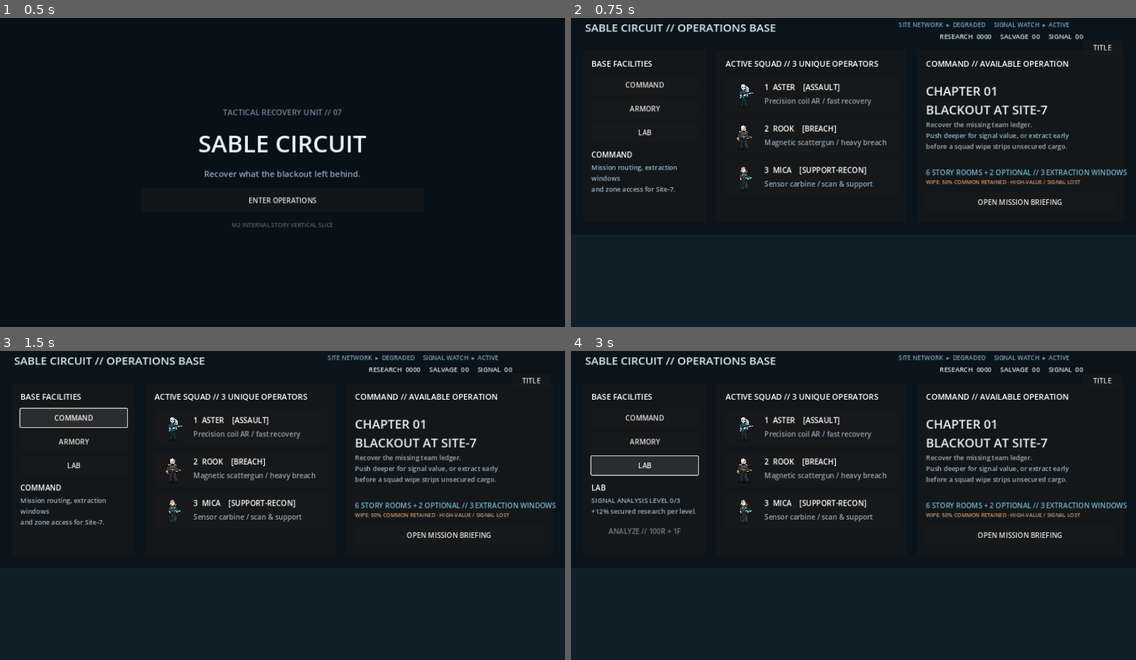
Above: before the commit, frames 1-4 (two rows, left to right).
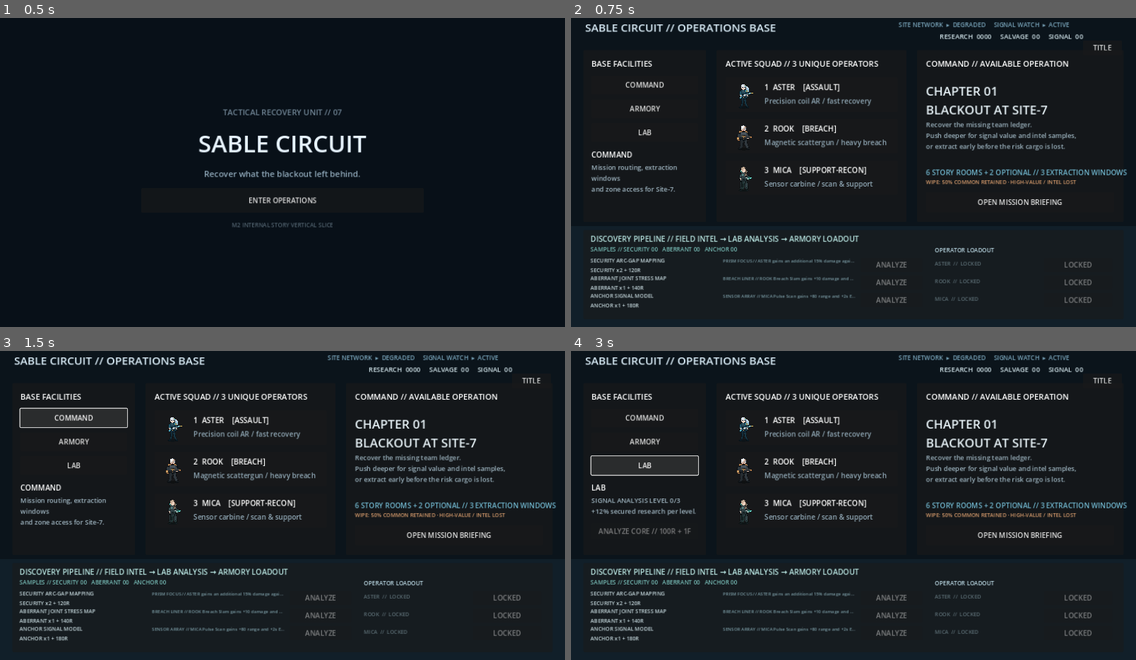
Above: after the commit, the same moments.

Repository: comicman081-collab/sable-circuit
Game: Godot game, scene res://scenes/bootstrap/Bootstrap.tscn
The game is run twice, just before and just after one commit, with the same random seed, the same clock (stepped at 60 frames per second) and the same inputs.
Inputs:
- Up to frame 1 (0.5 s): no input
- Up to frame 2 (0.75 s): click "ENTER OPERATIONS" at 0.5 s
- Up to frame 3 (1.5 s): click "COMMAND" at 1.25 s
- Up to frame 4 (3 s): click "ARMORY" at 2 s; click "LAB" at 2.75 s

Frame 1 is identical in both runs. In frame 2, 3.1% of the frame differs, in the area x 3-93%, y 36-94%; in frame 3, 3.1%; in frame 4, 3.2%.

Commit message:
ui: add M10 Lab analysis and Armory loadout panel

Diff:
--- a/scripts/ui/base_lobby.gd
+++ b/scripts/ui/base_lobby.gd
@@ -4,43 +4,50 @@
 signal mission_requested
 signal title_requested
 signal upgrade_requested(upgrade_id: String)
+signal analysis_requested(analysis_id: String)
+signal module_equip_requested(operator_id: String, module_id: String)
 
 var _facility_title: Label
 var _facility_body: Label
 var _upgrade_button: Button
 var _purchase_status: Label
 var _wallet_label: Label
+var _intel_summary_label: Label
+var _analysis_box: Control
+var _loadout_box: Control
+var _m10_status_label: Label
 var _campaign: Dictionary = {}
 var _current_facility := "COMMAND"
 
 func _ready() -> void:
     set_anchors_and_offsets_preset(Control.PRESET_FULL_RECT)
-    _build_background(); _build_header(); _build_facilities(); _build_squad_panel(); _build_mission_panel(); _show_facility("COMMAND")
+    _build_background()
+    _build_header()
+    _build_facilities()
+    _build_squad_panel()
+    _build_mission_panel()
+    _build_m10_progression_panel()
+    _show_facility("COMMAND")
     _refresh_wallet()
+    _refresh_m10_panel()
 
 func configure_campaign(snapshot: Dictionary) -> void:
     _campaign = snapshot.duplicate(true)
     if is_node_ready():
         _refresh_wallet()
         _show_facility(_current_facility)
+        _refresh_m10_panel()
 
-func refresh_campaign(snapshot: Dictionary, purchase_result: Dictionary = {}) -> void:
+func refresh_campaign(snapshot: Dictionary, action_result: Dictionary = {}) -> void:
     _campaign = snapshot.duplicate(true)
     _refresh_wallet()
-    if _purchase_status:
-        if purchase_result.is_empty():
-            _purchase_status.text = ""
-        elif bool(purchase_result.get("success", false)):
-            _purchase_status.text = "UPGRADE INSTALLED // LEVEL %d" % int(purchase_result.get("new_level", 0))
-            _purchase_status.add_theme_color_override("font_color", Color("70e0a0"))
-        else:
-            _purchase_status.text = "UPGRADE BLOCKED // %s" % str(purchase_result.get("reason", "UNKNOWN"))
-            _purchase_status.add_theme_color_override("font_color", Color("f2a25f"))
+    _refresh_action_status(action_result)
     _show_facility(_current_facility)
+    _refresh_m10_panel()
 
 func _build_background() -> void:
     var bg:=ColorRect.new(); bg.color=Color("0b141b"); bg.set_anchors_and_offsets_preset(Control.PRESET_FULL_RECT); add_child(bg)
-    var floor:=ColorRect.new(); floor.color=Color("111f29"); floor.position=Vector2(0,510); floor.size=Vector2(1280,210); add_child(floor)
+    var floor:=ColorRect.new(); floor.color=Color("111f29"); floor.position=Vector2(0,492); floor.size=Vector2(1280,228); add_child(floor)
 
 func _build_header() -> void:
     var title:=Label.new(); title.text="SABLE CIRCUIT // OPERATIONS BASE"; title.position=Vector2(32,22); title.add_theme_font_size_override("font_size",25); title.add_theme_color_override("font_color",Color("d9ecf7")); add_child(title)
@@ -49,12 +56,9 @@
     var back:=Button.new(); back.text="TITLE"; back.position=Vector2(1160,70); back.size=Vector2(88,34); back.pressed.connect(func()->void:title_requested.emit()); add_child(back)
 
 func _refresh_wallet() -> void:
-    if _wallet_label == null:
-        return
+    if _wallet_label == null: return
     _wallet_label.text = "RESEARCH  %04d     SALVAGE  %02d     SIGNAL  %02d" % [
-        int(_campaign.get("research_value",0)),
-        int(_campaign.get("salvage",0)),
-        int(_campaign.get("signal_fragments",0))
+        int(_campaign.get("research_value",0)),int(_campaign.get("salvage",0)),int(_campaign.get("signal_fragments",0))
     ]
 
 func _build_facilities() -> void:
@@ -70,8 +74,7 @@
 
 func _show_facility(name:String)->void:
     _current_facility=name
-    if _facility_title == null:
-        return
+    if _facility_title == null: return
     _facility_title.text=name
     _upgrade_button.visible = name in ["ARMORY","LAB"]
     match name:
@@ -85,21 +88,15 @@
         "LAB":
             var level:=int(_campaign.get("lab_level",0)); var max_level:=int(_campaign.get("max_upgrade_level",3)); var cost:Dictionary=_campaign.get("lab_cost",{})
             _facility_body.text="SIGNAL ANALYSIS LEVEL %d/%d\n+12%% secured research per level."%[level,max_level]
-            _upgrade_button.text="ANALYZE // %dR + %dF"%[int(cost.get("research",0)),int(cost.get("fragments",0))]
+            _upgrade_button.text="ANALYZE CORE // %dR + %dF"%[int(cost.get("research",0)),int(cost.get("fragments",0))]
             _upgrade_button.disabled = level>=max_level or not _can_afford(cost)
 
 func _can_afford(cost: Dictionary) -> bool:
-    return (
-        int(_campaign.get("research_value",0)) >= int(cost.get("research",0))
-        and int(_campaign.get("salvage",0)) >= int(cost.get("salvage",0))
-        and int(_campaign.get("signal_fragments",0)) >= int(cost.get("fragments",0))
-    )
+    return int(_campaign.get("research_value",0))>=int(cost.get("research",0)) and int(_campaign.get("salvage",0))>=int(cost.get("salvage",0)) and int(_campaign.get("signal_fragments",0))>=int(cost.get("fragments",0))
 
 func _request_current_upgrade() -> void:
-    if _current_facility == "ARMORY":
-        upgrade_requested.emit("ARMORY_CALIBRATION")
-    elif _current_facility == "LAB":
-        upgrade_requested.emit("LAB_SIGNAL_ANALYSIS")
+    if _current_facility == "ARMORY": upgrade_requested.emit("ARMORY_CALIBRATION")
+    elif _current_facility == "LAB": upgrade_requested.emit("LAB_SIGNAL_ANALYSIS")
 
 func _build_squad_panel() -> void:
     var panel:=Panel.new(); panel.position=Vector2(330,92); panel.size=Vector2(430,390); add_child(panel)
@@ -120,11 +117,65 @@
     var panel:=Panel.new(); panel.position=Vector2(784,92); panel.size=Vector2(468,390); add_child(panel)
     var title:=Label.new(); title.text="COMMAND // AVAILABLE OPERATION"; title.position=Vector2(20,18); title.add_theme_font_size_override("font_size",18); panel.add_child(title)
     var chapter:=Label.new(); chapter.text="CHAPTER 01\nBLACKOUT AT SITE-7"; chapter.position=Vector2(20,72); chapter.add_theme_font_size_override("font_size",28); chapter.add_theme_color_override("font_color",Color("e7f2f7")); panel.add_child(chapter)
-    var desc:=Label.new(); desc.text="Recover the missing team ledger.\nPush deeper for signal value, or extract early\nbefore a squad wipe strips unsecured cargo."; desc.position=Vector2(20,158); desc. …(155 unchanged characters)…
+    var desc:=Label.new(); desc.text="Recover the missing team ledger.\nPush deeper for signal value and intel samples,\nor extract early before the risk cargo is lost."; desc.position=Vector2(20,158); desc. …(155 unchanged characters)…
     var route:=Label.new(); route.text="6 STORY ROOMS + 2 OPTIONAL // 3 EXTRACTION WINDOWS"; route.position=Vector2(20,266); route.add_theme_color_override("font_color",Color("70b6ce")); panel.add_child(route)
-    var risk:=Label.new(); risk.text="WIPE: 50% COMMON RETAINED · HIGH-VALUE / SIGNAL LOST"; risk.position=Vector2(20,290); risk.add_theme_font_size_override("font_size",12); risk.add_theme_color_override("font_color",Color("d59a6b")); panel.add_child(risk)
+    var risk:=Label.new(); risk.text="WIPE: 50% COMMON RETAINED · HIGH-VALUE / INTEL LOST"; risk.position=Vector2(20,290); risk.add_theme_font_size_override("font_size",12); risk.add_theme_color_override("font_color",Color("d59a6b")); panel.add_child(risk)
     var start:=Button.new(); start.text="OPEN MISSION BRIEFING"; start.position=Vector2(20,322); start.size=Vector2(426,46); start.pressed.connect(func()->void:mission_requested.emit()); panel.add_child(start)
+
+func _build_m10_progression_panel() -> void:
+    var panel:=Panel.new(); panel.position=Vector2(28,500); panel.size=Vector2(1224,202); add_child(panel)
+    var title:=Label.new(); title.text="DISCOVERY PIPELINE // FIELD INTEL → LAB ANALYSIS → ARMORY LOADOUT"; title.position=Vector2(16,8); title.add_theme_font_size_override("font_size",17); title.add_theme_color_override("font_color",Color("b8e5e1")); panel.add_child(title)
+    _intel_summary_label=Label.new(); _intel_summary_label.position=Vector2(16,34); _intel_summary_label.size=Vector2(520,22); _intel_summary_label.add_theme_font_size_override("font_size",13); _intel_summary_label.add_theme_color_override("font_color",Color("76bbb5")); panel.add_child(_intel_summary_label)
+    _m10_status_label=Label.new(); _m10_status_label.position=Vector2(824,34); _m10_status_label.size=Vector2(382,22); _m10_status_label.horizontal_alignment=HORIZONTAL_ALIGNMENT_RIGHT; _m10_status_label.add_theme_font_size_override("font_size",12); panel.add_child(_m10_status_label)
+    _analysis_box=Control.new(); _analysis_box.position=Vector2(16,60); _analysis_box.size=Vector2(760,126); panel.add_child(_analysis_box)
+    _loadout_box=Control.new(); _loadout_box.position=Vector2(796,60); _loadout_box.size=Vector2(410,126); panel.add_child(_loadout_box)
+
+func _refresh_m10_panel() -> void:
+    if _analysis_box==null or _loadout_box==null or _intel_summary_label==null: return
+    var intel:Dictionary=_campaign.get("intel_samples",{})
+    _intel_summary_label.text="SAMPLES // SECURITY %02d   ABERRANT %02d   ANCHOR %02d"%[int(intel.get("SECURITY",0)),int(intel.get("ABERRANT",0)),int(intel.get("ANCHOR",0))]
+    _clear_control(_analysis_box); _clear_control(_loadout_box)
+    var discoveries:Array=_campaign.get("discoveries",[])
+    for i in range(mini(3,discoveries.size())):
+        var row:Dictionary=discoveries[i]
+        var y:=i*40.0
+        var label:=Label.new(); label.position=Vector2(0,y); label.size=Vector2(470,38); label.add_theme_font_size_override("font_size",12); label.add_theme_color_override("font_color",Color("c4d7dc")); label.text="%s\n%s x%d + %dR"%[str(row.get("title","UNKNOWN")),str(row.get("sample_key","?")),int(row.get("sample_cost",0)),int(row.get("research_cost",0))]; _analysis_box.add_child(label)
+        var effect:=Label.new(); effect.position=Vector2(300,y+2); effect.size=Vector2(300,34); effect.add_theme_font_size_override("font_size",10); effect.add_theme_color_override("font_color",Color("799aa3")); effect.text=str(row.get("module_name","MODULE"))+" // "+str(row.get("effect_text","")); effect.text_overrun_behavior=TextServer.OVERRUN_TRIM_ELLIPSIS; _analysis_box.add_child(effect)
+        var button:=Button.new(); button.position=Vector2(612,y+3); button.size=Vector2(140,32); var analysis_id:=str(row.get("analysis_id","")); var analyzed:=bool(row.get("analyzed",false)); button.text="ANALYZED" if analyzed else "ANALYZE"; button.disabled=analyzed or not bool(row.get("can_analyze",false)); button.pressed.connect(func()->void:analysis_requested.emit(analysis_id)); _analysis_box.add_child(button)
+    var loadout_title:=Label.new(); loadout_title.text="OPERATOR LOADOUT"; loadout_title.position=Vector2(0,-24); loadout_title.add_theme_font_size_override("font_size",13); loadout_title.add_theme_color_override("font_color",Color("b9d7e2")); _loadout_box.add_child(loadout_title)
+    var unlocked:Array=_campaign.get("unlocked_modules",[]); var equipped:Dictionary=_campaign.get("equipped_modules",{})
+    var loadouts:Array=[
+        ["ASTER","CHR_PROTO_01","MOD_PRISM_FOCUS","PRISM FOCUS"],
+        ["ROOK","CHR_PROTO_02","MOD_BREACH_LINER","BREACH LINER"],
+        ["MICA","CHR_PROTO_03","MOD_SENSOR_ARRAY","SENSOR ARRAY"]
+    ]
+    for i in range(loadouts.size()):
+        var row:Array=loadouts[i]; var y:=i*40.0; var operator_id:String=row[1]; var module_id:String=row[2]; var equipped_id:=str(equipped.get(operator_id,"")); var is_unlocked:=unlocked.has(module_id); var is_equipped:=equipped_id==module_id
+        var label:=Label.new(); label.position=Vector2(0,y+7); label.size=Vector2(240,24); label.text="%s  //  %s"%[row[0],row[3] if is_unlocked else "LOCKED"]; label.add_theme_font_size_override("font_size",12); label.add_theme_color_override("font_color",Color("d6e3e7") if is_unlocked else Color("596b72")); _loadout_box.add_child(label)
+        var button:=Button.new(); button.position=Vector2(248,y+3); button.size=Vector2(154,32); button.text="UNEQUIP" if is_equipped else ("EQUIP" if is_unlocked else "LOCKED"); button.disabled=not is_unlocked; var requested_module: String="" if is_equipped else module_id; button.pressed.connect(func()->void:module_equip_requested.emit(operator_id,requested_module)); _loadout_box.add_child(button)
+
+func _clear_control(control: Control) -> void:
+    for child in control.get_children():
+        control.remove_child(child)
+        child.queue_free()
+
+func _refresh_action_status(result: Dictionary) -> void:
+    if result.is_empty(): return
+    var success:=bool(result.get("success",false)); var reason:=str(result.get("reason",""))
+    if _m10_status_label:
+        match reason:
+            "ANALYZED": _m10_status_label.text="LAB COMPLETE // %s UNLOCKED"%str(result.get("module_id","MODULE"))
+            "EQUIPPED": _m10_status_label.text="ARMORY LOADOUT // %s EQUIPPED"%str(result.get("module_id","MODULE"))
+            "UNEQUIPPED": _m10_status_label.text="ARMORY LOADOUT // MODULE REMOVED"
+            _: _m10_status_label.text=("ACTION COMPLETE" if success else "ACTION BLOCKED")+" // "+reason
+        _m10_status_label.add_theme_color_override("font_color",Color("75e0b0") if success else Color("ef9a65"))
+    if _purchase_status and reason=="PURCHASED":
+        _purchase_status.text="UPGRADE INSTALLED // LEVEL %d"%int(result.get("new_level",0)); _purchase_status.add_theme_color_override("font_color",Color("70e0a0"))
 
 func debug_select_mission()->void: mission_requested.emit()
 func debug_request_upgrade(upgrade_id:String)->void: upgrade_requested.emit(upgrade_id)
+func debug_request_analysis(analysis_id:String)->void: analysis_requested.emit(analysis_id)
+func debug_request_module(operator_id:String,module_id:String)->void: module_equip_requested.emit(operator_id,module_id)
 func debug_campaign_snapshot()->Dictionary: return _campaign.duplicate(true)
+func debug_m10_contract()->Dictionary:
+    return {"intel_samples":(_campaign.get("intel_samples",{}) as Dictionary).duplicate(true),"analyzed_intel":(_campaign.get("analyzed_intel",[]) as Array).duplicate(),"unlocked_modules":(_campaign.get("unlocked_modules",[]) as Array).duplicate(),"equipped_modules":(_campaign.get("equipped_modules",{}) as Dictionary).duplicate(true)}
